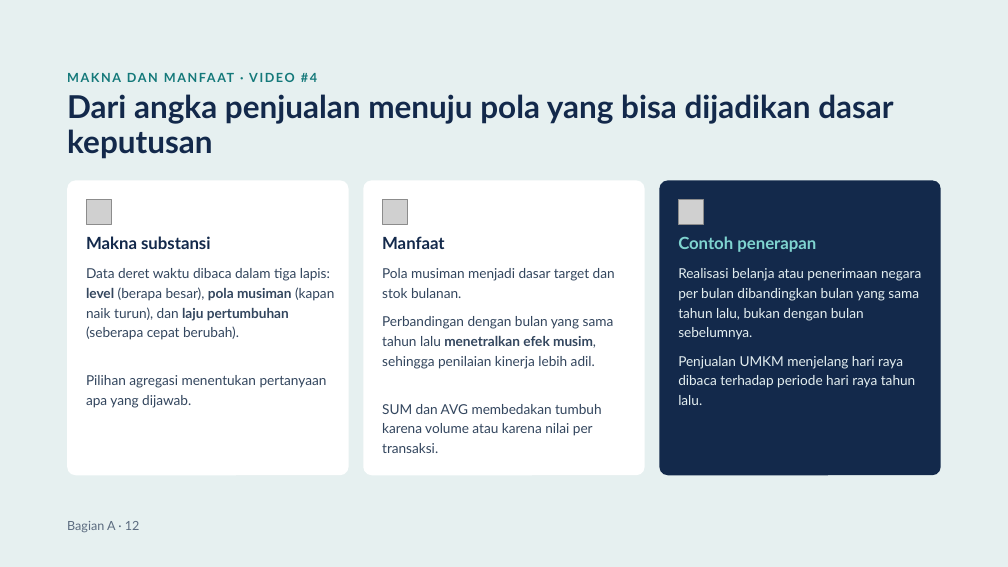
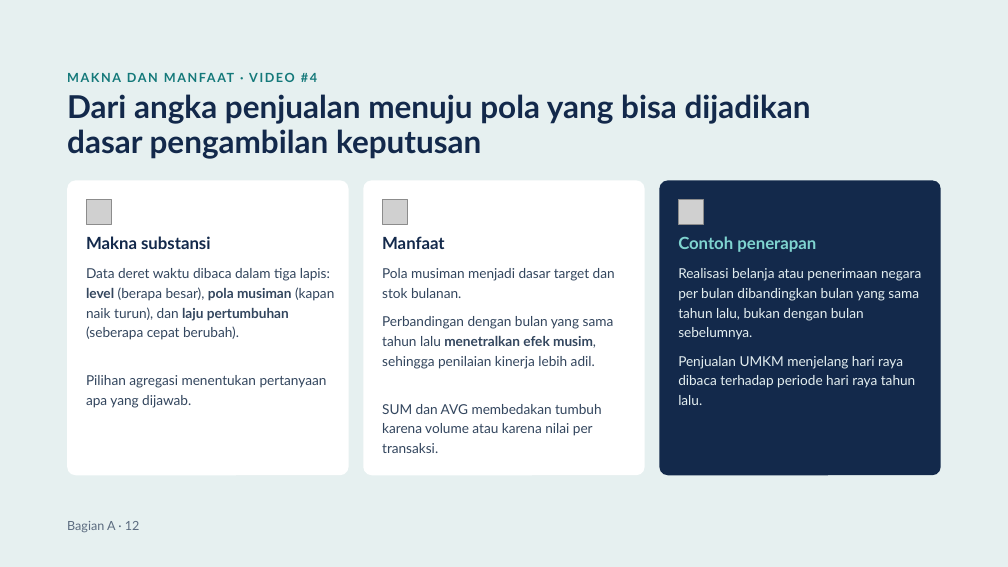
Before and after one commit to donny-apps/belajar-data-analitik, a slide deck: slide 12 of materi/TM11_Praktik_Visualisasi_Tableau.pptx. Drawn at 1008x567 pixels with LibreOffice and Linux fonts; fonts in the diff are those of the drawing; grey boxes stand for pictures. Boxes give left, top, right and bottom in pixels: in the first picture for what was removed or moved away, otherwise in the second. Text is boxed around its words. In the diff, an @@ line names an element or a change of style, - is before the commit and + after.

```diff
--- a/materi/TM11_Praktik_Visualisasi_Tableau.pptx
+++ b/materi/TM11_Praktik_Visualisasi_Tableau.pptx
@@ title at (67,94,811,159): text changed @@
-Dari angka penjualan menuju pola yang bisa dijadikan dasar keputusan
+Dari angka penjualan menuju pola yang bisa dijadikan dasar pengambilan keputusan
```
Also in this commit, not shown: 4 other slides changed, 22 other files.
